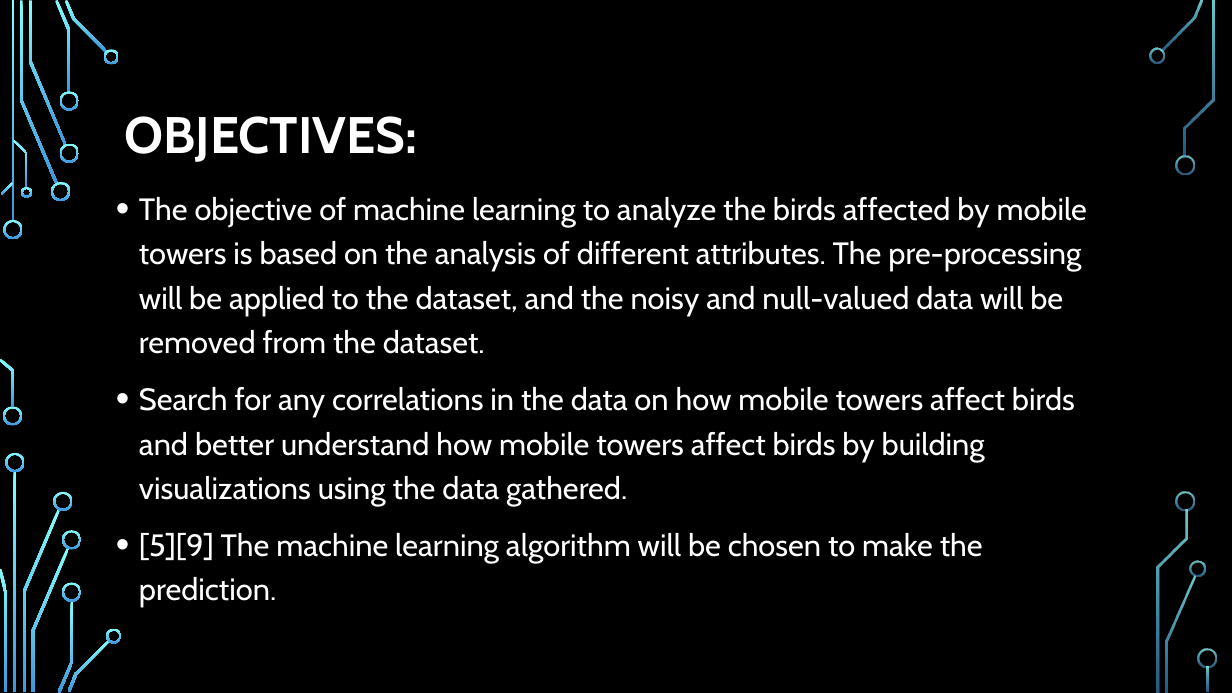
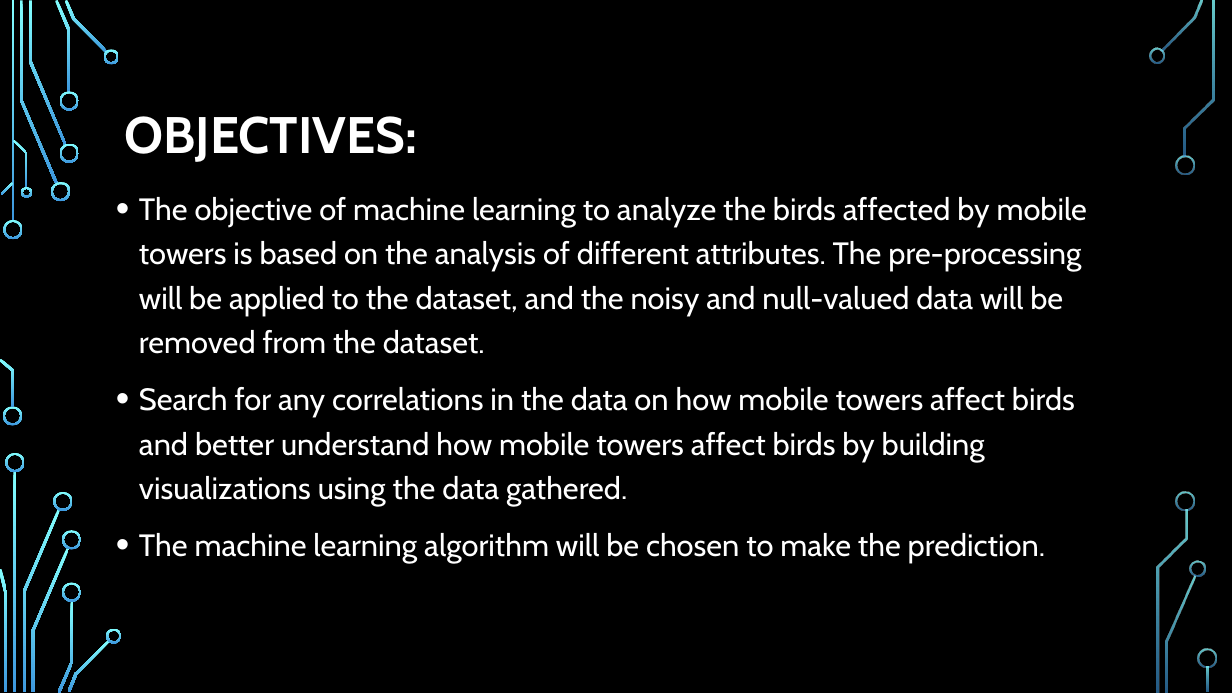
Before and after one commit to SharanyaAmudala/Impact-of-Mobile-Towers-on-Birds, a slide deck: slide 5 of Final PPT.pptx. Drawn at 1232x693 pixels with LibreOffice and Linux fonts; fonts in the diff are those of the drawing; background and template pictures are left out. Boxes give left, top, right and bottom in pixels: in the first picture for what was removed or moved away, otherwise in the second. Text is boxed around its words. In the diff, an @@ line names an element or a change of style, - is before the commit and + after.

```diff
--- a/Final PPT.pptx
+++ b/Final PPT.pptx
@@ text at <box>139,533,1045,563</box>: text changed @@
-• [5][9] The machine learning algorithm will be chosen to make the prediction.
+• The machine learning algorithm will be chosen to make the prediction.
```
Also in this commit, not shown: 3 other slides changed, 2 slides added.
